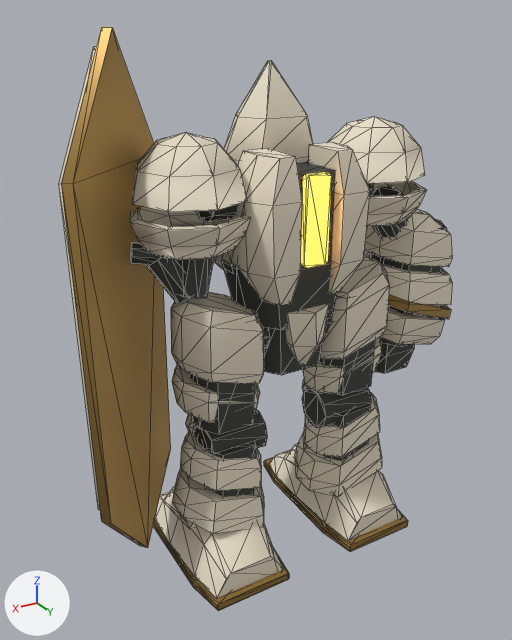
One commit to the glTF model godot/assets/models/banki_shield.glb: the scene before it, then after it.
Camera for both pictures: a camera (50 mm lens) standing at (1.3, 1.94, 1.92) and looking at (0.07, -0.09, 0.9). Every picture has the same lights, and +X, +Y and +Z are marked at lower left. The first picture is the older version. Mesh edges are drawn as thin lines. Where no turn or scale is listed for an object, it has been applied to the vertices. Vertices at exactly the same position are counted once.

The scene before the commit, as lines of its bpy script (objects in view):
```python
me_foot_r = bpy.data.meshes.new('foot_r')
me_foot_r.from_pydata(...)  # 56 vertices, 104 faces; spans x -0.21..0.13, y -0.38..0.23, z -0.145..0.1
me_foot_r.materials.append(mat_banki_shield_shell)  # pale yellow #e9dfc9
me_forearm_r_brass = bpy.data.meshes.new('forearm_r_brass')
me_forearm_r_brass.from_pydata(...)  # 18 vertices, 32 faces; spans x -0.243..0.126, y -0.254..0.12, z -0.248..-0.079
me_forearm_r_brass.materials.append(mat_banki_brass)  # brown #a98749
me_shield = bpy.data.meshes.new('shield')
me_shield.from_pydata(...)  # 12 vertices, 20 faces; spans x 0.11..0.47, y -0.31..0.0, z -1.13..0.57
me_shield.materials.append(mat_banki_shield_shell)  # pale yellow #e9dfc9
ob_foot_r = bpy.data.objects.new('foot_r', me_foot_r)
ob_foot_r.location = (-0.25, 0.0, 0.16)
ob_forearm_r_brass = bpy.data.objects.new('forearm_r_brass', me_forearm_r_brass)
ob_forearm_r_brass.location = (-0.52, 0.0, 1.04)
ob_shield = bpy.data.objects.new('shield', me_shield)
ob_shield.location = (0.3, 0.05, 1.27)
# also in view: 'core' at (0.0, 0.15, 1.32); 'foot_l' at (0.29, -0.07, 0.14); 'body_dark' at (0.1, -0.05, 1.12); 'shield_brass' at (0.57, -0.09, 0.99); 'foot_r_brass' at (-0.29, -0.08, 0.02)
```
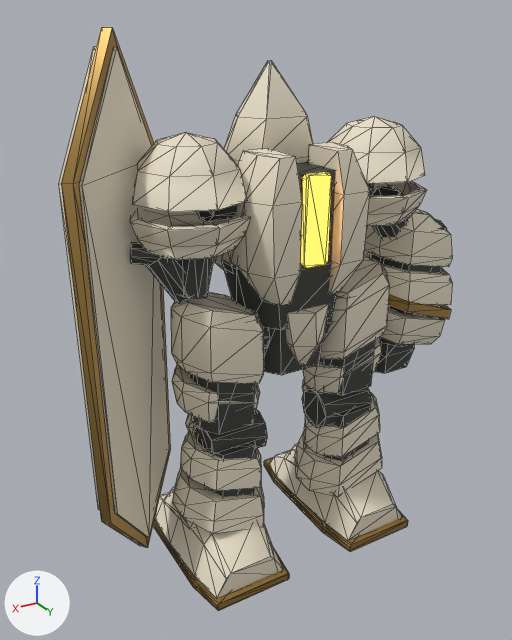
Location of each change, [x1, y1, x2, y2] in pixels of the pictures (512 x 640 px):
'shield', reshaped (mostly hidden before)
    before: [58, 46, 100, 510]
    after: [58, 46, 169, 537]
part 1 of me_shield, added (pale yellow)
    after: [79, 47, 169, 537]
'shield_brass', unchanged, covered by the edit
    both: [61, 27, 171, 548]

What changed in the scene script:
```text
Change me_shield:
    used by ob_shield; location = (0.3, 0.05, 1.27)
    remove me_shield.from_pydata(...)  # 12 vertices, 20 faces; spans x 0.11..0.47, y -0.31..0.0, z -1.13..0.57
    add me_shield.from_pydata(...)  # 24 vertices, 40 faces; spans x 0.08..0.47, y -0.31..0.03, z -1.13..0.57
    me_shield part 1
    12 vertices are added at x 0.08..0.43, y -0.27..0.03, z -1.13..0.57
    20 new faces join them
```
